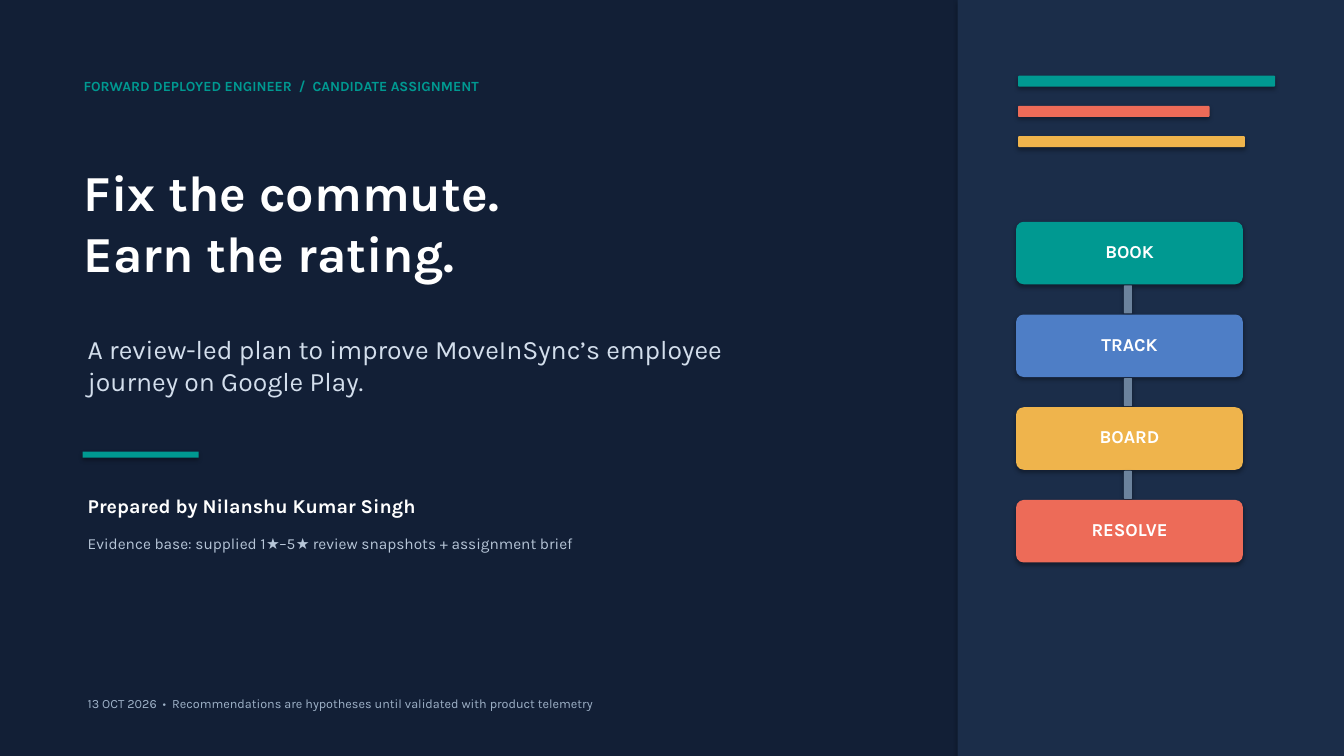
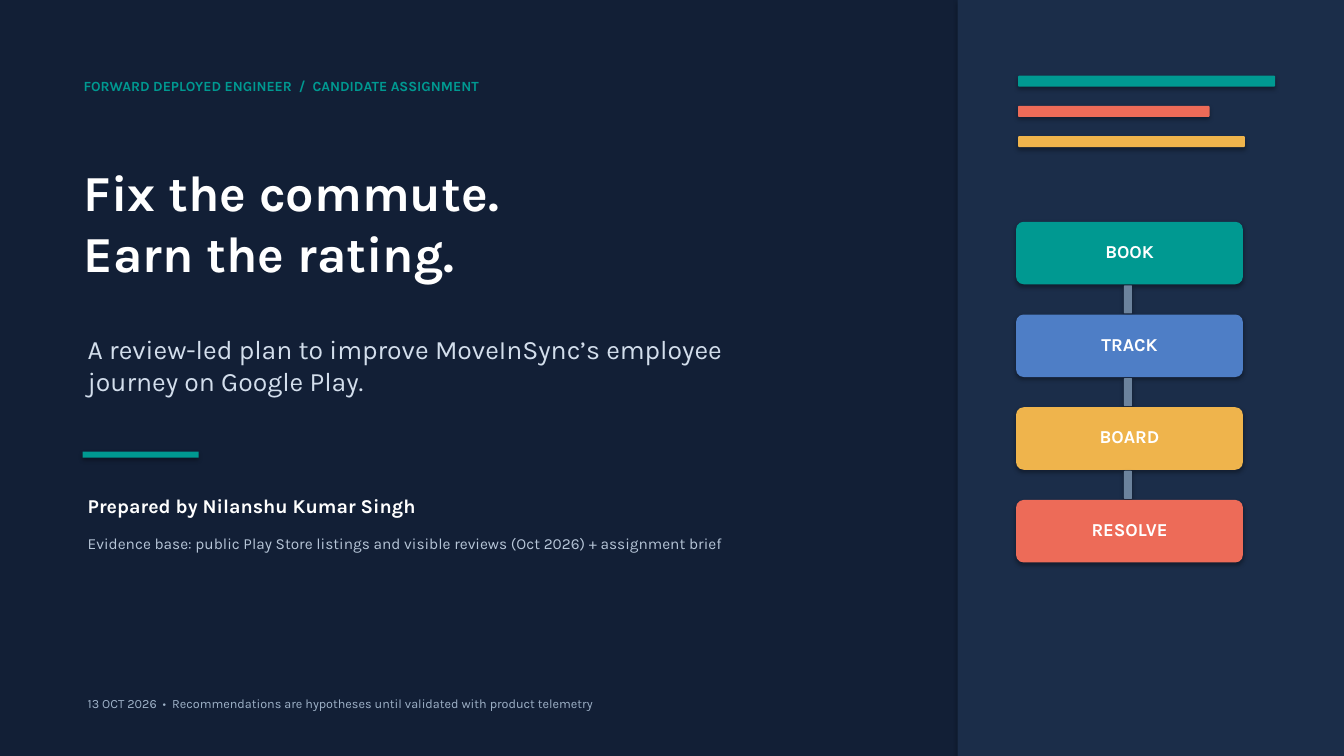
Before and after one commit to nilanshukumarsingh/moveinsync-fde, a slide deck: slide 1 of MoveInSync_FDE_Case_Study.pptx. Drawn at 1344x756 pixels with LibreOffice and Linux fonts; fonts in the diff are those of the drawing. Boxes give left, top, right and bottom in pixels: in the first picture for what was removed or moved away, otherwise in the second. Text is boxed around its words. In the diff, an @@ line names an element or a change of style, - is before the commit and + after.

```diff
--- a/MoveInSync_FDE_Case_Study.pptx
+++ b/MoveInSync_FDE_Case_Study.pptx
@@ text at box(88, 538, 721, 553): text changed @@
-Evidence base: supplied 1★–5★ review snapshots + assignment brief
+Evidence base: public Play Store listings and visible reviews (Oct 2026) + assignment brief
```
Also in this commit, not shown: 6 other slides changed, 3 other files.
